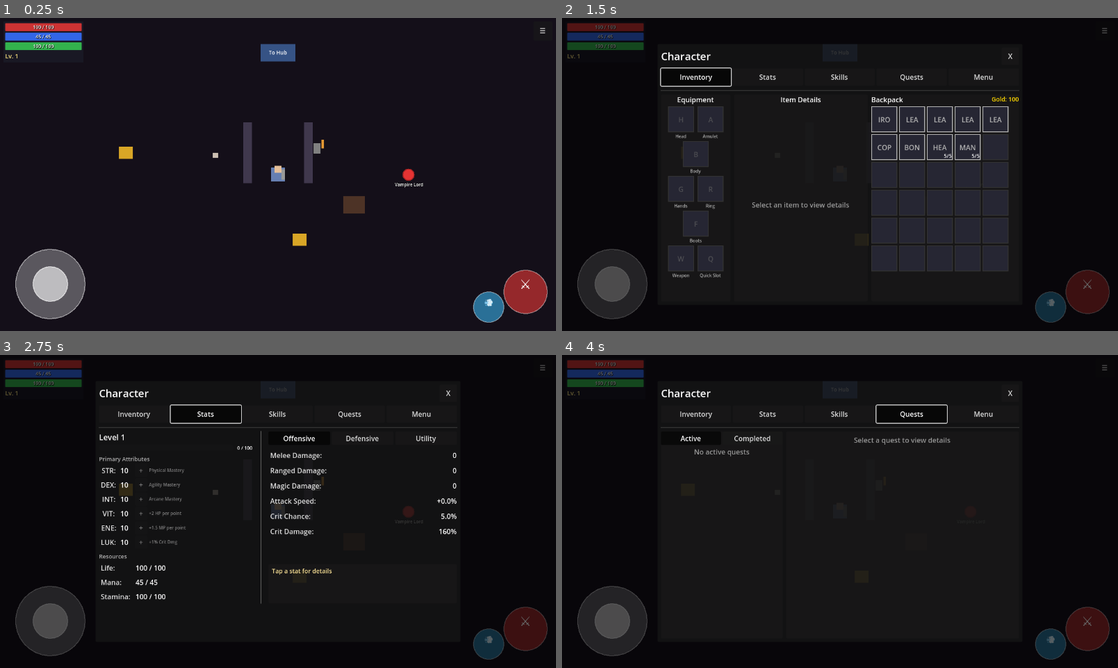
Above: before the commit, frames 1-4 (two rows, left to right).
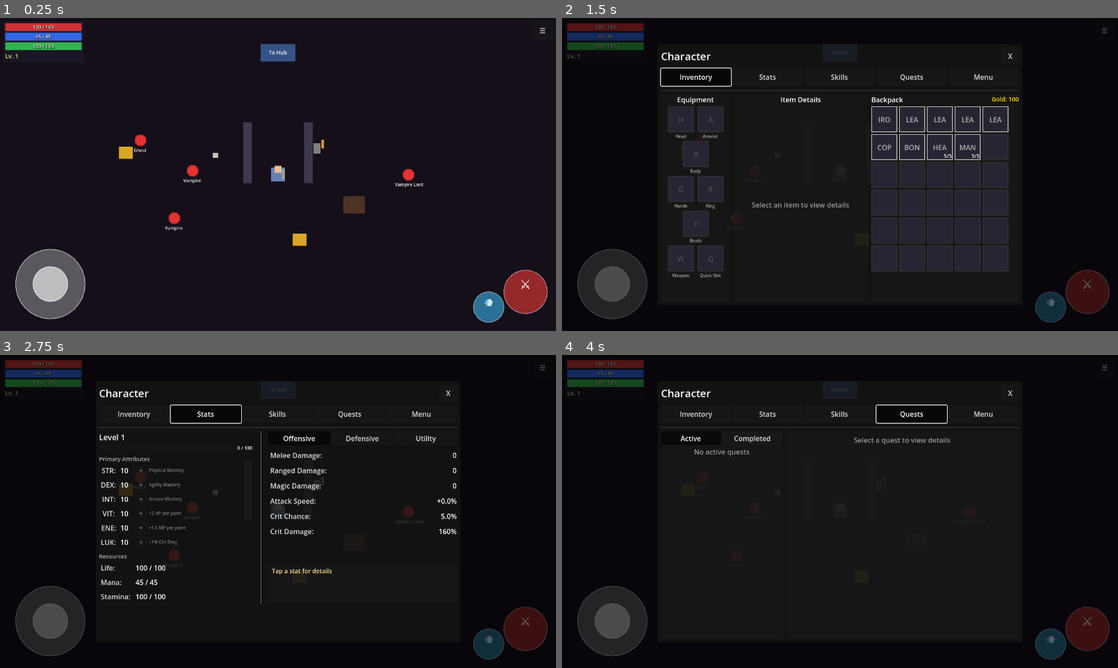
Above: after the commit, the same moments.

Repository: MatousHruska/MobileTestia
Game: Godot game, scene res://scenes/world/zone_crypt.tscn
Same seed, same stepped clock (60 frames per second), same inputs: the game is played once before the commit and once after it. This scene is started directly instead of the project's main scene.
Inputs:
- Up to frame 1 (0.25 s): no input
- Up to frame 2 (1.5 s): click "☰" at 0.5 s; click "Inventory" at 1.25 s
- Up to frame 3 (2.75 s): click "Stats" at 2 s
- Up to frame 4 (4 s): click "Skills" at 2.75 s; click "Quests" at 3.5 s

The runs differ from the first frame. In frame 1, 0.3% of the frame differs, in the area x 24-37%, y 37-68%; in frame 2, less than 0.1%; in frame 3, 0.1%; in frame 4, less than 0.1%.

Commit message:
Fix spawn point to spawn immediately on activation

Diff:
--- a/scripts/npc/spawn_point.gd
+++ b/scripts/npc/spawn_point.gd
@@ -251,10 +251,10 @@
 		return
 
 	is_active = true
-	_check_timer = check_interval
+	_check_timer = 0.0  # Spawn immediately on first activation
 	spawn_point_activated.emit()
 
-	print("[SpawnPoint] ACTIVATED: ", _actual_id, " timer=", _check_timer)
+	print("[SpawnPoint] ACTIVATED: ", _actual_id, " (will spawn immediately)")
 
 
 func deactivate() -> void:
